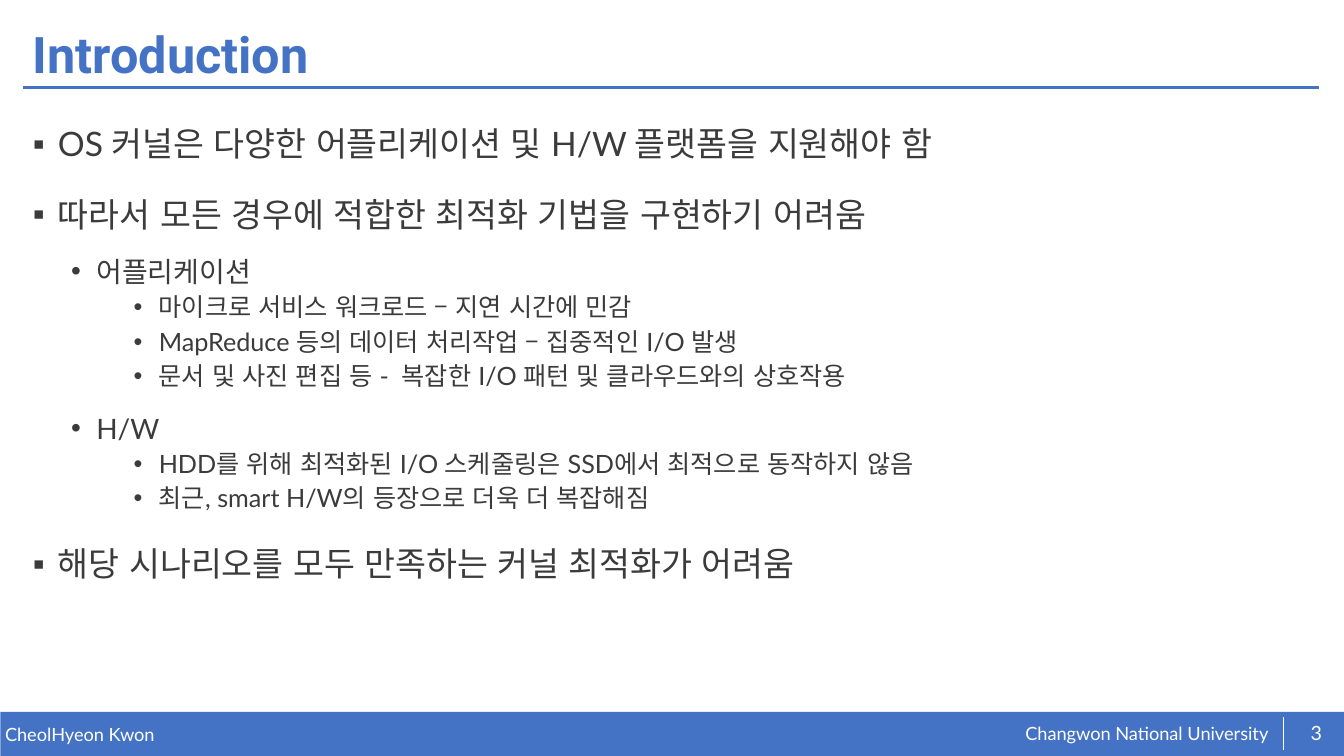
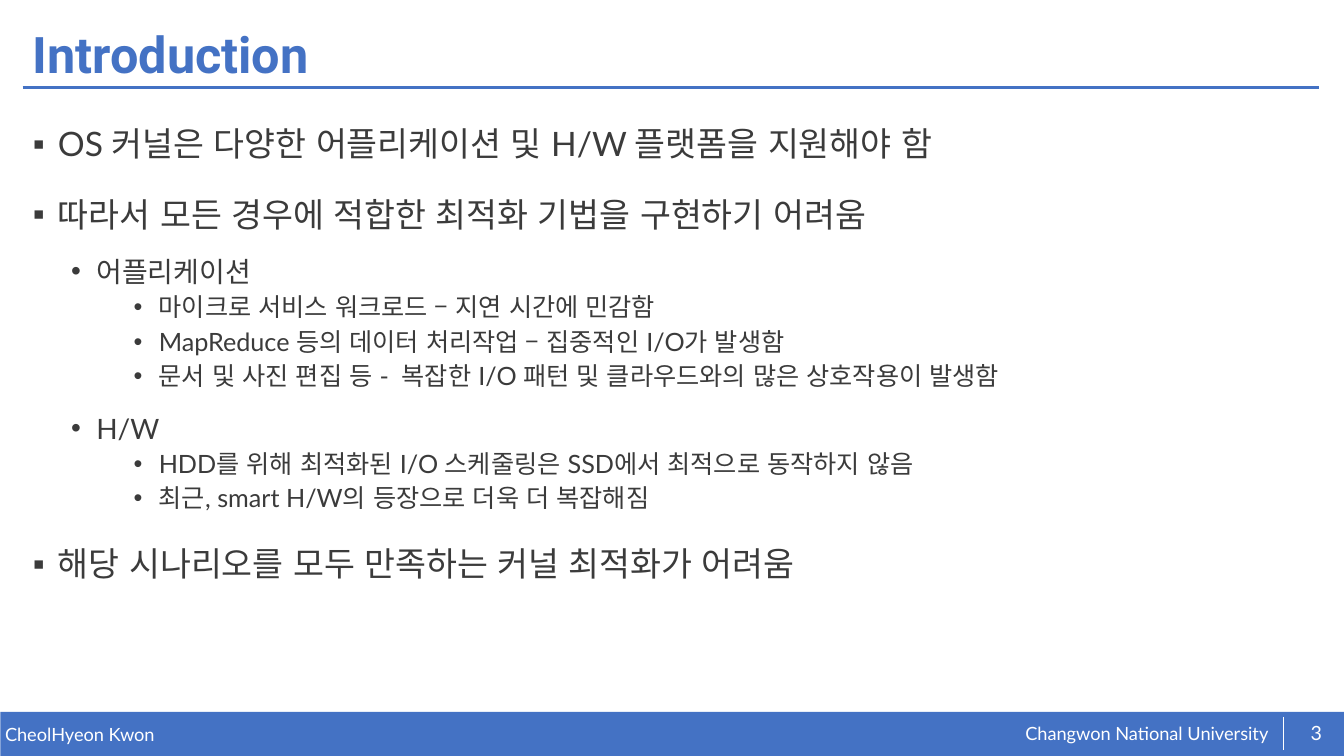
Before and after one commit to kkcchh9999/Studied_in_NOSLab, a slide deck: slide 3 of presentation/Toward Reconfigurable Kernel Datapaths with Learned Optimizations.pptx. Drawn at 1344x756 pixels with LibreOffice and Linux fonts; fonts in the diff are those of the drawing. Boxes give left, top, right and bottom in pixels: in the first picture for what was removed or moved away, otherwise in the second. Text is boxed around its words. In the diff, an @@ line names an element or a change of style, - is before the commit and + after.

```diff
--- a/presentation/Toward Reconfigurable Kernel Datapaths with Learned Optimizations.pptx
+++ b/presentation/Toward Reconfigurable Kernel Datapaths with Learned Optimizations.pptx
@@ text at [159,295,999,387]: text changed @@
-    • 마이크로 서비스 워크로드 – 지연 시간에 민감
-    • MapReduce 등의 데이터 처리작업 – 집중적인 I/O 발생
-    • 문서 및 사진 편집 등 - 복잡한 I/O 패턴 및 클라우드와의 상호작용
+    • 마이크로 서비스 워크로드 – 지연 시간에 민감함
+    • MapReduce 등의 데이터 처리작업 – 집중적인 I/O가 발생함
+    • 문서 및 사진 편집 등 - 복잡한 I/O 패턴 및 클라우드와의 많은 상호작용이 발생함
```
Also in this commit, not shown: 9 other slides changed, 8 slides added.
